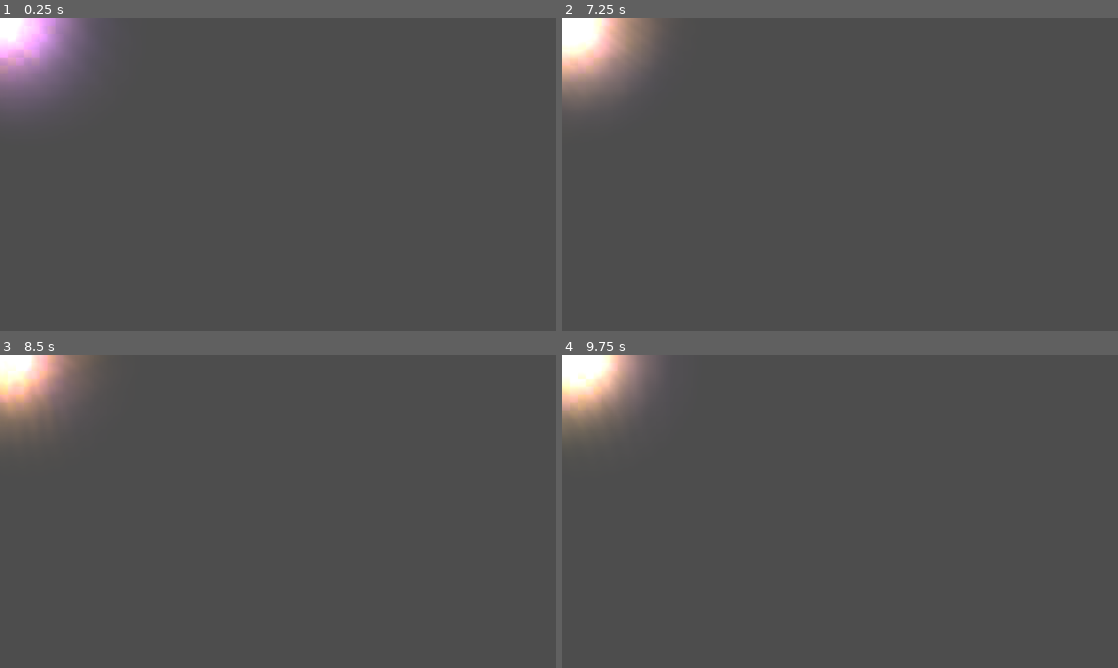
Above: before the commit, frames 1-4 (two rows, left to right).
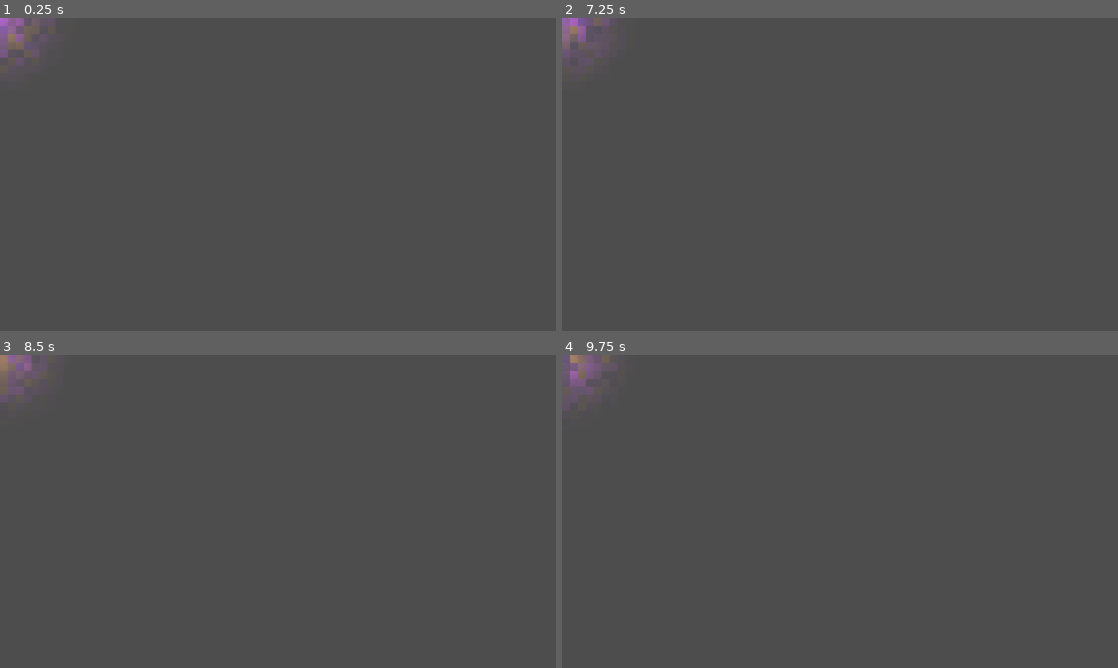
Above: after the commit, the same moments.

Repository: ramonsamagaio/Oathwake-Main
Game: Godot game, scene res://scenes/effects/AltarNativeVFXRig.tscn
The game is run twice, just before and just after one commit, with the same random seed, the same clock (stepped at 60 frames per second) and the same inputs. This scene is started directly instead of the project's main scene.
Inputs (mouse positions are in pixels of both pictures, inside the frame that each line leads up to):
- Up to frame 1 (0.25 s): no input
- Up to frame 2 (7.25 s): tap Enter at 0.5 s; move the mouse to (812, 237) at 0.52 s; hold W 0.53-1.25 s; tap B at 0.6 s; click (812, 237) at 0.67 s; tap Space at 0.77, 3.77, 6.77 s; drag from (1006, 221) to (812, 237) at 1.27 s; move the mouse to (673, 127) at 2.02 s; hold A 2.03-2.75 s; tap 2 at 2.1 s; drag from (867, 174) to (673, 127) at 2.77 s; move the mouse to (756, 96) at 3.52 s; hold S 3.53-4.25 s; tap 4 at 3.6 s; drag from (962, 158) to (756, 96) at 4.27 s; move the mouse to (728, 190) at 5.02 s; hold W 5.03-5.75 s; tap 6 at 5.1 s; click (728, 190) at 5.17 s; drag from (895, 105) to (728, 190) at 5.77 s; move the mouse to (812, 237) at 6.52 s; hold D from 6.53 s (still down); tap 8 at 6.6 s
- Up to frame 3 (8.5 s): release D at 7.25 s; drag from (444, 558) to (250, 574) at 7.27 s; move the mouse to (111, 464) at 8.02 s; hold S from 8.03 s (still down); tap 0 at 8.1 s
- Up to frame 4 (9.75 s): release S at 8.75 s; drag from (867, 511) to (673, 464) at 8.77 s; move the mouse to (756, 433) at 9.52 s; hold W from 9.53 s (still down); tap V at 9.6 s; click (756, 433) at 9.67 s

The runs differ from the first frame. In frame 1, 4.1% of the frame differs, in the area x 0-17%, y 0-30%; in frame 2, 4.1%; in frame 3, 3.5%; in frame 4, 3.6%.

Commit message:
Tone down native firefly trail defaults

Diff:
--- a/resources/effects/materials/firefly_trail_palette_glow_material.tres
+++ b/resources/effects/materials/firefly_trail_palette_glow_material.tres
@@ -5,24 +5,24 @@
 [resource]
 resource_name = "Firefly Trail Palette Glow Material"
 shader = ExtResource("1_particle_glow")
-shader_parameter/palette_color_1 = Color(1, 0.86, 0.32, 0.55)
-shader_parameter/palette_color_2 = Color(0.82, 0.42, 1, 0.48)
-shader_parameter/palette_color_3 = Color(0.44, 0.18, 1, 0.42)
-shader_parameter/palette_color_4 = Color(1, 0.55, 0.18, 0.44)
-shader_parameter/palette_color_5 = Color(0.18, 0.05, 0.36, 0.35)
-shader_parameter/palette_color_6 = Color(1, 1, 1, 0.45)
-shader_parameter/palette_count = 4.0
-shader_parameter/color_cycle_speed = 3.5
-shader_parameter/palette_blend = 0.85
-shader_parameter/particle_color_randomness = 0.85
-shader_parameter/core_radius = 0.08
-shader_parameter/halo_radius = 0.72
-shader_parameter/halo_softness = 0.7
-shader_parameter/core_intensity = 0.35
-shader_parameter/glow_intensity = 2.4
-shader_parameter/alpha_multiplier = 0.32
+shader_parameter/palette_color_1 = Color(0.98, 0.76, 0.32, 0.22)
+shader_parameter/palette_color_2 = Color(0.70, 0.36, 0.95, 0.16)
+shader_parameter/palette_color_3 = Color(0.36, 0.18, 0.78, 0.12)
+shader_parameter/palette_color_4 = Color(0.94, 0.42, 0.18, 0.12)
+shader_parameter/palette_color_5 = Color(0.14, 0.04, 0.26, 0.10)
+shader_parameter/palette_color_6 = Color(0.9, 0.86, 1, 0.12)
+shader_parameter/palette_count = 3.0
+shader_parameter/color_cycle_speed = 0.35
+shader_parameter/palette_blend = 0.18
+shader_parameter/particle_color_randomness = 0.22
+shader_parameter/core_radius = 0.05
+shader_parameter/halo_radius = 0.34
+shader_parameter/halo_softness = 1.2
+shader_parameter/core_intensity = 0.08
+shader_parameter/glow_intensity = 0.55
+shader_parameter/alpha_multiplier = 0.10
 shader_parameter/pixel_steps = 18.0
-shader_parameter/flicker_strength = 0.22
-shader_parameter/flicker_speed = 7.0
-shader_parameter/flicker_randomness = 0.75
+shader_parameter/flicker_strength = 0.10
+shader_parameter/flicker_speed = 1.6
+shader_parameter/flicker_randomness = 0.25
 shader_parameter/seed_offset = 131.0
